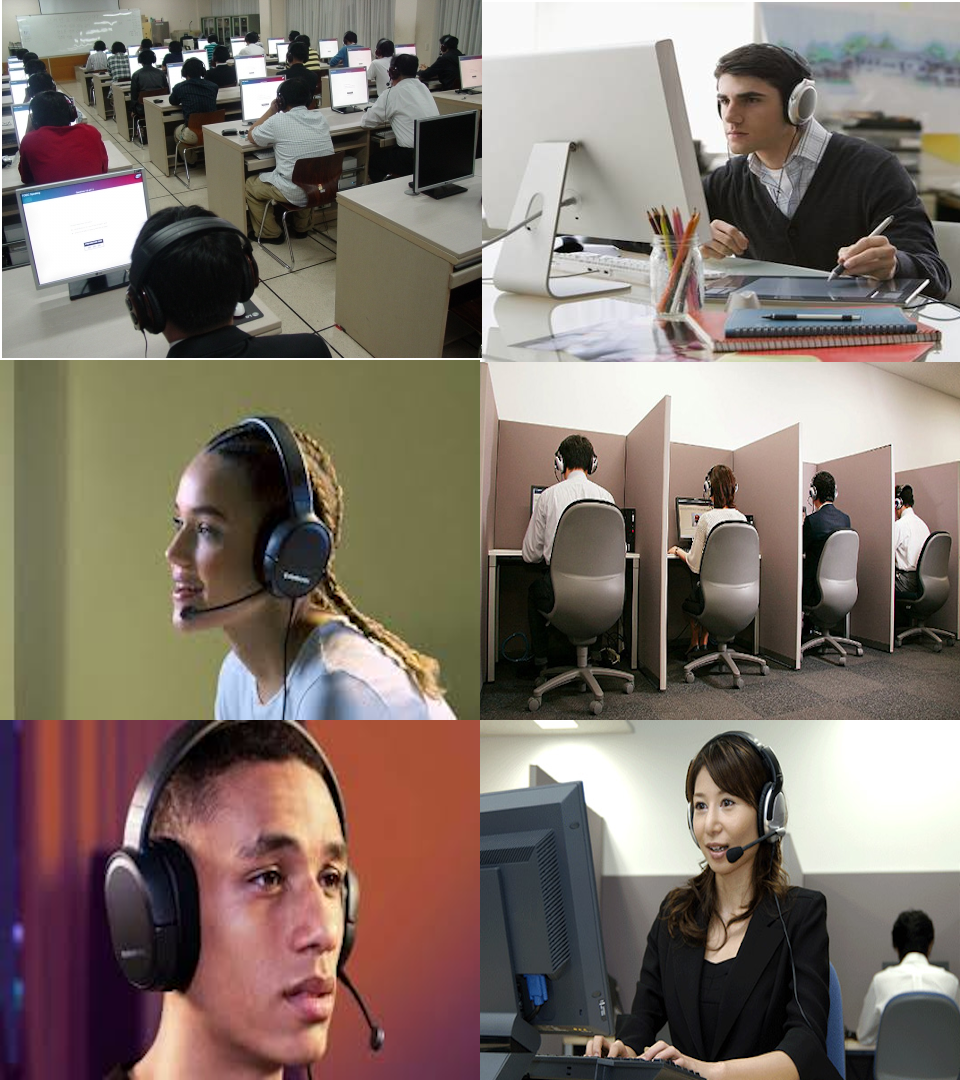
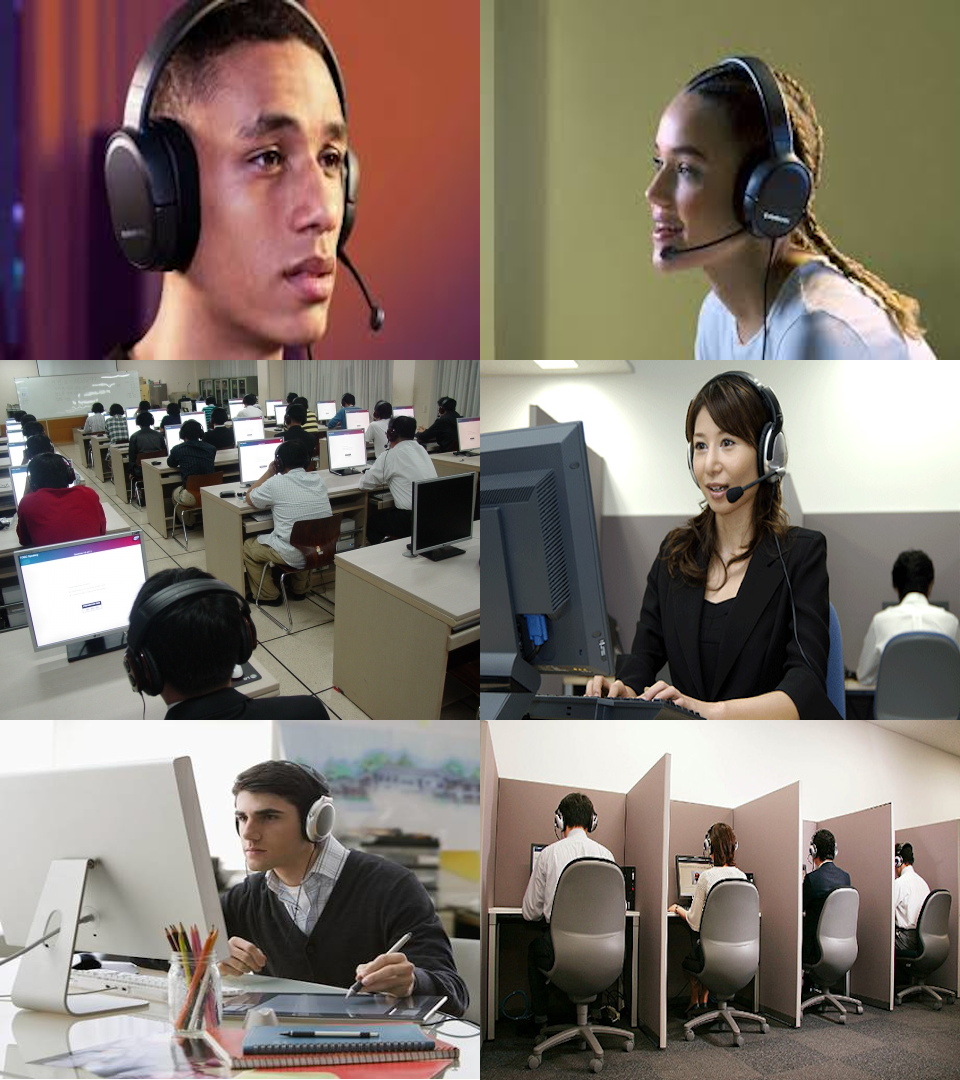
Layer changes from the first 960 × 1080 image to the second:
painted on "貼上的圖層" over <box>0,360,480,1079</box>
painted on "背景" over <box>0,0,960,1080</box>
